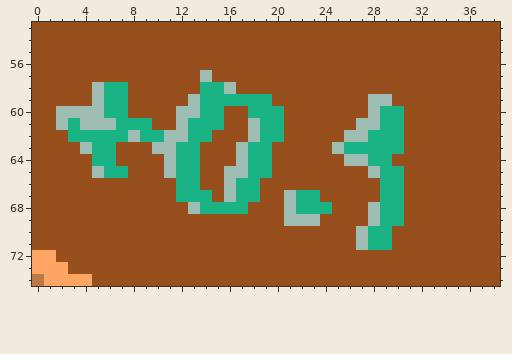
Pixel-art file: sqrlart/Sprite-sqrladdnuts.aseprite. Above, as it was before the edit.
100x200 pixels, 1 frame. Colours within 5 levels of each other are drawn and written as one. Shown: x 0..38, y 53..74. The commit also changed other parts of the picture, which this record leaves out.
The same view after the edit:
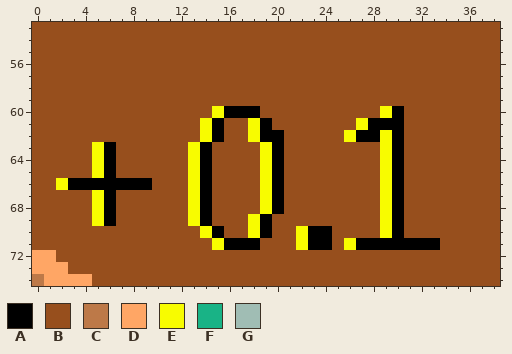
Palette (. is transparent): A #000000  B #974f1d  C #bd7948  D #ffa665  E #f8fc00  F #19b386  G #a0bdb4
Difference:
--- layers "Layer 4", "Layer 6"
@@ x 0..38 @@
 56 BBBBBBBBBBBBBBBBBBBBBBBBBBBBBBBBBBBBBBB
-57 BBBBBBBBBBBBBBGBBBBBBBBBBBBBBBBBBBBBBBB
-58 BBBBBGFFBBBBBBFFGBBBBBBBBBBBBBBBBBBBBBB
-59 BBBBBGFFBBBBBGFFFFFFBBBBBBBBGGBBBBBBBBB
-60 BBGGGGFFBBBBGGFFBBFFFBBBBBBBGFFBBBBBBBB
-61 BBGFGGGFFFBBGFFFBBGFFBBBBBBGGFFBBBBBBBB
-62 BBBFFFFFGFFGGFFBBBGFFBBBBBGGFFFBBBBBBBB
-63 BBBBGFFBBBGGFFBBBGFFBBBBBGFFFFFBBBBBBBB
-64 BBBBBFFBBBBGFFBBBGFFBBBBBBGGFFBBBBBBBBB
-65 BBBBBGFFBBBGFFBBGGFFBBBBBBBBGFFBBBBBBBB
-66 BBBBBBBBBBBBFFBBGFFBBBBBBBBBBFFBBBBBBBB
-67 BBBBBBBBBBBBFFFBGFFBBGFFBBBBBFFBBBBBBBB
-68 BBBBBBBBBBBBBGFFFFBBBGFFFBBBGFFBBBBBBBB
-69 BBBBBBBBBBBBBBBBBBBBBGGGBBBBGFFBBBBBBBB
-70 BBBBBBBBBBBBBBBBBBBBBBBBBBBGFFBBBBBBBBB
-71 BBBBBBBBBBBBBBBBBBBBBBBBBBBGFFBBBBBBBBB
+57 BBBBBBBBBBBBBBBBBBBBBBBBBBBBBBBBBBBBBBB
+58 BBBBBBBBBBBBBBBBBBBBBBBBBBBBBBBBBBBBBBB
+59 BBBBBBBBBBBBBBBBBBBBBBBBBBBBBBBBBBBBBBB
+60 BBBBBBBBBBBBBBBEAAABBBBBBBBBBEABBBBBBBB
+61 BBBBBBBBBBBBBBEABBEABBBBBBBEAAABBBBBBBB
+62 BBBBBBBBBBBBBBEABBEAABBBBBEAAEABBBBBBBB
+63 BBBBBEABBBBBBEABBBBEABBBBBBBBEABBBBBBBB
+64 BBBBBEABBBBBBEABBBBEABBBBBBBBEABBBBBBBB
+65 BBBBBEABBBBBBEABBBBEABBBBBBBBEABBBBBBBB
+66 BBEAAAAAAABBBEABBBBEABBBBBBBBEABBBBBBBB
+67 BBBBBEABBBBBBEABBBBEABBBBBBBBEABBBBBBBB
+68 BBBBBEABBBBBBEABBBBEABBBBBBBBEABBBBBBBB
+69 BBBBBEABBBBBBEABBBEABBBBBBBBBEABBBBBBBB
+70 BBBBBBBBBBBBBBEABBEABBEAABBBBEABBBBBBBB
+71 BBBBBBBBBBBBBBBEAAABBBEAABEAAAAAAABBBBB
 72 DDBBBBBBBBBBBBBBBBBBBBBBBBBBBBBBBBBBBBB
Boxes around the changes in both pictures, in picture pixels (x1, y1, x2, y2):
changed: (56, 70, 440, 250)
